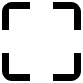
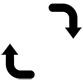
Two versions of the same layered image (w=83, h=83). Layer-by-layer changes:
added layer "Turnaround" above "Auto-Focus" over bbox(1, 3, 82, 80)
hid "Auto-Focus" over bbox(2, 2, 81, 81)
